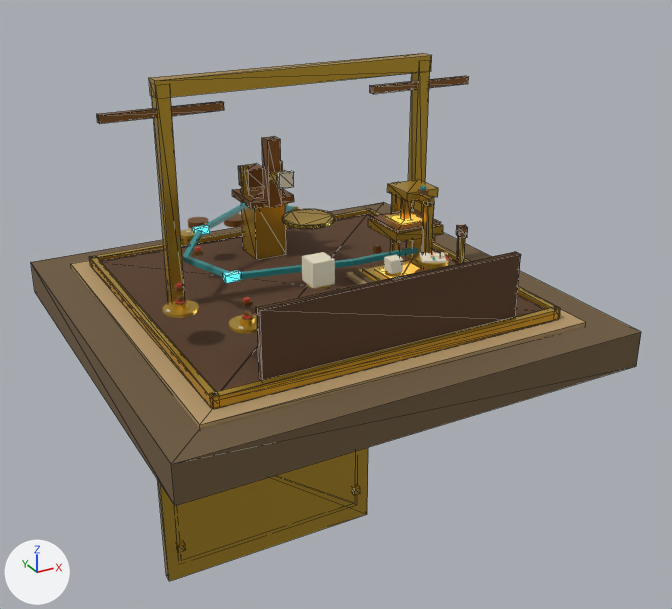
Before and after pictures for a commit that changed the glTF model godot/assets/props/observatory_platform.glb.
Camera for both pictures: a camera (50 mm lens) standing at (-5.56, -10.9, 5.14) and looking at (0.66, 0.42, -0.52). The lights are fixed; the arrows at lower left show +X, +Y and +Z. The picture after the commit comes second. Mesh edges are drawn as thin lines on the coarser meshes. Where no turn or scale is listed for an object, it has been applied to the vertices. Vertices at exactly the same position are counted once.

Names of what the first picture shows: 'AetherReservoir', 'Pipes', 'Platform', 'PressPlaten', 'TelescopeMount', 'VoidWindow' and 18 more.
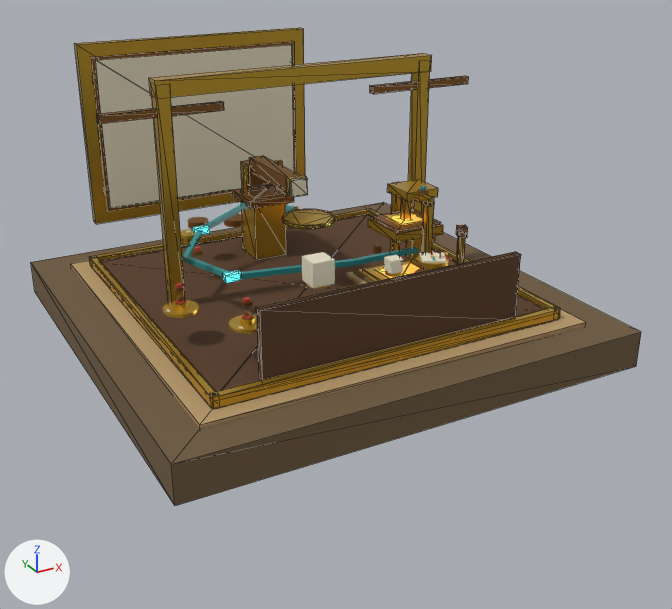
Commit message: Observatory: void window on north wall, telescope tube points at it

Boxes (x1, y1, x2, y2) around the edits, measured in the pictures (672 x 609 px; the box of a moved part takes in the faces that stretch with it):
```json
{"object": "VoidWindow", "change": "reshaped", "before": [158, 448, 368, 581], "after": [74, 28, 305, 224]}
{"object": "TelescopeMount", "change": "reshaped", "before": [232, 136, 335, 260], "after": [232, 156, 335, 260], "on screen": "16% shorter"}
{"part": 1, "of": "me_telescopemount", "change": "moved or reshaped", "before": [262, 136, 282, 208], "after": [249, 156, 298, 193]}
{"part": 2, "of": "me_telescopemount", "change": "moved or reshaped", "before": [270, 170, 286, 184], "after": [286, 175, 306, 197]}
{"part": 3, "of": "me_telescopemount", "change": "moved or reshaped", "before": [277, 171, 294, 189], "after": [290, 177, 308, 197]}
{"part": 4, "of": "me_telescopemount", "change": "moved or reshaped", "before": [238, 163, 263, 188], "after": [241, 160, 270, 187]}
{"part": 5, "of": "me_voidwindow", "change": "moved or reshaped", "before": [158, 448, 368, 581], "after": [74, 28, 305, 224]}
{"part": 6, "of": "me_voidwindow", "change": "moved or reshaped", "after": [91, 41, 296, 211], "on screen": "not visible before"}
{"part": 7, "of": "me_voidwindow", "change": "moved or reshaped", "after": [95, 45, 294, 208], "on screen": "not visible before"}
{"part": 8, "of": "me_voidwindow", "change": "moved or reshaped", "before": [353, 487, 360, 495], "on screen": "not visible afterwards"}
{"part": 9, "of": "me_voidwindow", "change": "moved or reshaped", "before": [177, 543, 186, 552], "on screen": "not visible afterwards"}
```

The change, as JSON lines over the scene's bpy script:
```json
{"block": "me_telescopemount", "where": "# used by ob_telescopemount; location = (0.0, 0.0, 0.0)"}
{"op": "remove", "block": "me_telescopemount", "code": "me_telescopemount.from_pydata(...)  # 112 vertices, 188 faces; spans x -0.36..0.36, y -0.36..2.05, z 0.1..1.95"}
{"op": "add", "block": "me_telescopemount", "code": "me_telescopemount.from_pydata(...)  # 112 vertices, 188 faces; spans x -0.36..0.36, y -0.36..1.91, z 0.1..1.58"}
{"block": "me_telescopemount", "change": "me_telescopemount part 1: the loose piece of 8 vertices spanning x -0.1..0.1, y 1.05..1.25, z 0.95..1.95 is scaled about its middle by (1.1, 7, 0.22), then moved by (0.0, -0.15, 0.0)"}
{"block": "me_telescopemount", "change": "me_telescopemount part 2: the loose piece of 8 vertices spanning x -0.12..0.12, y 0.73..0.97, z 1.39..1.51 is scaled about its middle by (1.08, 0.417, 2.17), then moved by (0.0, -0.5, 0.0)"}
{"block": "me_telescopemount", "change": "me_telescopemount part 3: the loose piece of 8 vertices spanning x -0.11..0.11, y 0.66..0.74, z 1.34..1.56 is moved by (0.0, -0.42, 0.0)"}
{"block": "me_telescopemount", "change": "me_telescopemount part 4: the loose piece of 8 vertices spanning x -0.15..0.15, y 1.75..2.05, z 1.05..1.35 is moved by (0.0, -0.15, 0.1)"}
{"block": "me_voidwindow", "where": "# used by ob_voidwindow; location = (0.0, 0.0, 0.0)"}
{"op": "remove", "block": "me_voidwindow", "code": "me_voidwindow.from_pydata(...)  # 56 vertices, 84 faces; spans x -1.95..1.95, y 1.49..1.7, z -5.53..-2.63"}
{"op": "add", "block": "me_voidwindow", "code": "me_voidwindow.from_pydata(...)  # 56 vertices, 84 faces; spans x -1.95..1.95, y 3.87..4.08, z 0.15..3.05"}
{"block": "me_voidwindow", "change": "me_voidwindow part 5: the loose piece of 8 vertices spanning x -1.95..1.95, y 1.54..1.7, z -5.53..-2.63 is moved by (0.0, 2.38, 5.68)"}
{"block": "me_voidwindow", "change": "me_voidwindow part 6: the loose piece of 8 vertices spanning x -1.75..1.75, y 1.57..1.67, z -5.27..-2.77 is moved by (0.0, 2.32, 5.62)"}
{"block": "me_voidwindow", "change": "me_voidwindow part 7: the loose piece of 8 vertices spanning x -1.7..1.7, y 1.57..1.63, z -5.2..-2.8 is moved by (0.0, 2.3, 5.6)"}
{"block": "me_voidwindow", "change": "me_voidwindow part 8: the loose piece of 8 vertices spanning x 1.64..1.76, y 1.49..1.61, z -4.96..-4.84 is moved by (0.0, 2.43, 5.6)"}
{"block": "me_voidwindow", "change": "me_voidwindow part 9: the loose piece of 8 vertices spanning x -1.76..-1.64, y 1.49..1.61, z -4.96..-4.84 is moved by (0.0, 2.43, 5.6)"}
{"block": "me_voidwindow", "change": "other edits to the shape of me_voidwindow do not show in these pictures"}
```
